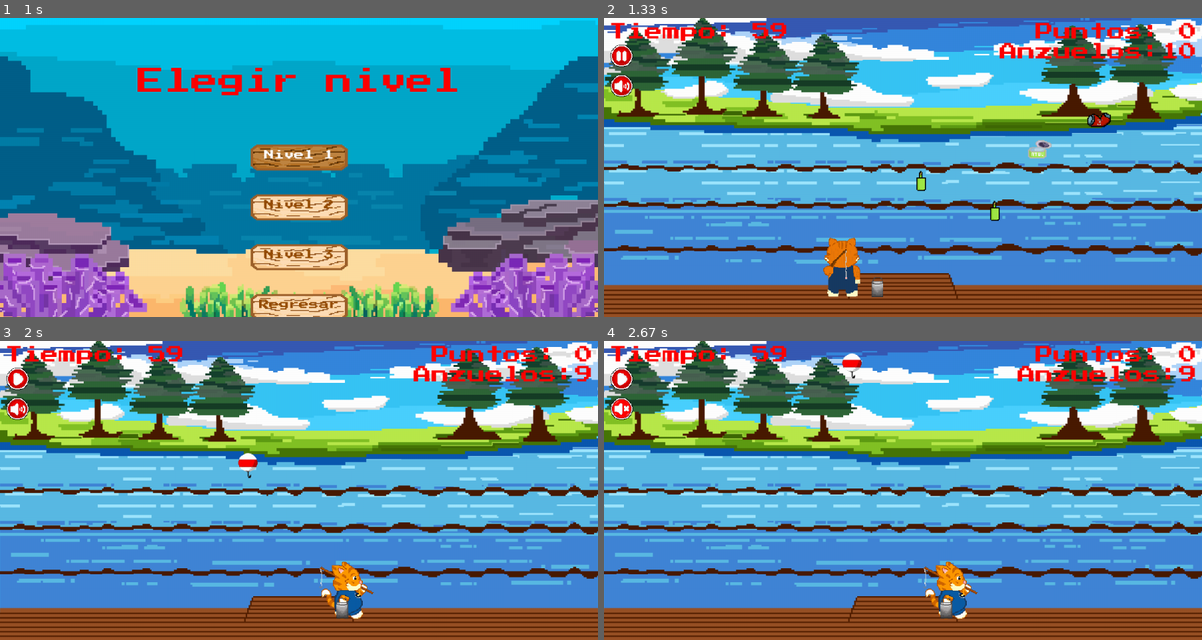
Above: before the commit, frames 1-4 (two rows, left to right).
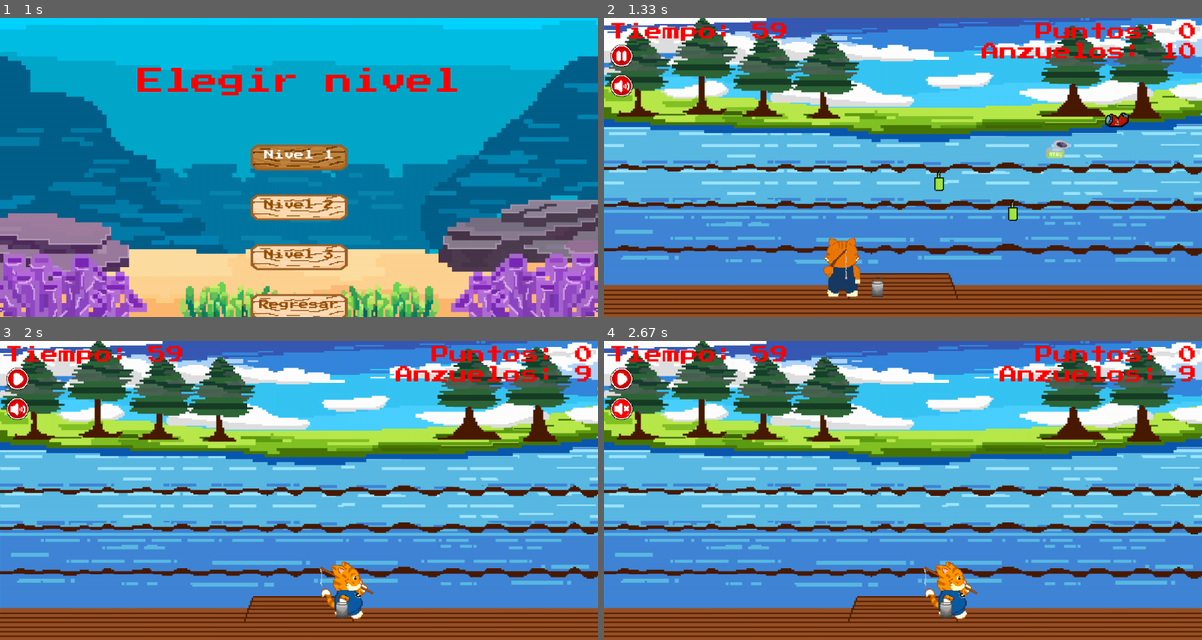
Above: after the commit, the same moments.

Repository: JosuenahumNEO/PESCA-DOS
Game: pygame game, started from menu.py
The game is run twice, just before and just after one commit, with the same random seed, the same clock (stepped at 60 frames per second) and the same inputs.
Inputs:
- Up to frame 1 (1 s): tap Enter at 0.33, 0.67 s
- Up to frame 2 (1.33 s): tap Enter at 1 s
- Up to frame 3 (2 s): hold Space 1.33-1.8 s; hold Right 1.33-1.8 s; hold P from 1.83 s (still down); hold D from 1.83 s (still down); tap Space at 1.9 s
- Up to frame 4 (2.67 s): tap Space at 2.2, 2.4 s; release P at 2.3 s; release D at 2.3 s; hold M from 2.33 s (still down); hold Right from 2.33 s (still down)

Frame 1 is identical in both runs. In frame 2, 1.6% of the frame differs, in the area x 52-92%, y 8-68%; in frame 3, 0.8%; in frame 4, 0.8%.

Commit message:
first commit

Diff:
--- a/assets/niveles/principiante/nivel1/nivel1.py
+++ b/assets/niveles/principiante/nivel1/nivel1.py
@@ -3,92 +3,73 @@
 import os
 import random
 
-
 # Configuración del sistema
-sys.path.append(os.path.abspath(os.path.join(os.path.dirname(__file__), "../../../../")))#para saltar carpetas hacia arriba
+sys.path.append(os.path.abspath(os.path.join(os.path.dirname(__file__), "../../../../")))  # para saltar carpetas hacia arriba
 import constantes
-
-
 from personajes import Personaje
 
 pygame.init()
 pygame.mixer.init()
 
-
-
 # Cargar imágenes y sonidos
-
-#aqui estamos haciendo un ciclo del 1 al 3. hay dos imagenes para la animcaion del
-#gato: "cat_1", "cat_2". este ciclo lo estamos colocando en cat_{i}.png para que
-# cuando se active "animaciones=[]" se comienzen a sobreponer las imagenes indefinidamente#
-
 animaciones = []
 for i in range(2):
     try:
         img = pygame.image.load(f"assets/personajes/naranjo/cat_{i}.png")
-        img = Personaje.escalar_img(img, 120, 120) #llamamos a la funcion "escalar_img" de personajes.py y rellenamos#
+        img = Personaje.escalar_img(img, 120, 120)  # Llamamos a la función "escalar_img" de personajes.py
         animaciones.append(img)
     except pygame.error as e:
-        print(f"No se pudo cargar la imagen: {e}") #si hay algun error con esta imagen y no se puede cargar imprimira
-                                                    #en la terminal que no se pudo cargar la imagen #
-
-
-ventana = pygame.display.set_mode((constantes.ANCHO_VENTANA, constantes.ALTO_VENTANA))#aqui se define el alto y ancho de la ventana
-pygame.display.set_caption("PESCA-DOS (Principiante-Nivel 1)")#aqui colocamos el nombre del juego
-
-
-# imágenes para los botones de pausa y música
+        print(f"No se pudo cargar la imagen: {e}")
+
+ventana = pygame.display.set_mode((constantes.ANCHO_VENTANA, constantes.ALTO_VENTANA))  # Define el alto y ancho de la ventana
+pygame.display.set_caption("PESCA-DOS (Principiante-Nivel 1)")  # Título del juego
+
+
+
+
+
+
+#######     VARIALES
+
+
+
+# Imágenes para los botones de pausa y música
 imagen_play = pygame.image.load("assets/menu/play.png")
 imagen_pause = pygame.image.load("assets/menu/pause.png")
 imagen_audio = pygame.image.load("assets/menu/audio.png")
 imagen_noaudio = pygame.image.load("assets/menu/noaudio.png")
 
-# Escalamos las imagenes, primero se llaman y luego se les ajusta el tamaño. como dato no se puede hacer esto al revez
+# Escalamos las imágenes
 imagen_play = Personaje.escalar_img(imagen_play, 50, 50)
-imagen_pause = Personaje.escalar_img(imagen_pause, 50, 50) #aqui solo definimos el tamaño de 50 pixeles de alto X 50 pixeles de ancho
+imagen_pause = Personaje.escalar_img(imagen_pause, 50, 50)
 imagen_audio = Personaje.escalar_img(imagen_audio, 50, 50)
 imagen_noaudio = Personaje.escalar_img(imagen_noaudio, 50, 50)
 
 # Inicialmente, mostrar las imágenes "play" y "audio"
-imagen_boton_pausa = imagen_play    # esto se necesitara al momento de hacer la animacion de pause y mute
+imagen_boton_pausa = imagen_play
 imagen_boton_musica = imagen_audio
-
-
 
 # Cargar imágenes adicionales
 gato_mirando_al_rio = pygame.image.load(constantes.GATO_MIRANDO_AL_RIO)
 gato_mirando_al_rio = Personaje.escalar_img(gato_mirando_al_rio, 120, 120)
 
-
-#------------------------------imagenes del final del nivel, descomentar despues----------------------------
-
-#imagen_fin = pygame.image.load(constantes.IMAGEN_FIN)
-#imagen_fin = personajes.escalar_img(imagen_fin, 200, 200)
-
-# imagen_mrblanco = pygame.image.load("assets/personajes/blanco/MrBlanco.png")
-# imagen_mrblanco = personajes.escalar_img(imagen_mrblanco, 90, 90)
-#------------------------------------------------------------------------------------------------------------
-
-sonido_golpe = pygame.mixer.Sound("assets/musica/golpe_1.mp3")  #sonido que se reproduce cuando se golpea un objeto
-
-# Lista de las imagenes basura, etso es una prueba, cambiar despues.
+sonido_golpe = pygame.mixer.Sound("assets/musica/golpe_1.mp3")  # Sonido al golpear un objeto
+
+# Lista de imágenes basura
 imagenes_basura = [
     pygame.image.load("assets/items/basura/botella_vidrio.png"),
     pygame.image.load("assets/items/basura/lata_atun.png"),
     pygame.image.load("assets/items/basura/lata_aplastada.png"),
     pygame.image.load("assets/items/basura/manzana_mordida.png"),
     pygame.image.load("assets/items/basura/botella_plastico_aplastada.png")
-
 ]
 
-#el tamaño general de las imagenes de la basura
+# Tamaño general de las imágenes de la basura
 imagenes_basura = [Personaje.escalar_img(img, 50, 50) for img in imagenes_basura]
-
-
 
 # Variables del juego
 posiciones_flotantes = [random.randint(50, constantes.ANCHO_VENTANA - 100) for _ in range(constantes.FILAS)]
-direcciones_flotantes = [1] * constantes.FILAS
+direcciones_flotantes = [2] * constantes.FILAS #si se aumenta este parametro las basuras van mas rapido
 velocidad_flotante = constantes.VELOCIDAD_FLOTANTE
 alturas_flotantes = [180 + i * 60 for i in range(constantes.FILAS)]
 
@@ -102,47 +83,51 @@
 
 juego_en_pausa = False
 musica_muted = False
-fuente = pygame.font.Font("assets/fonts/press.ttf", 36)  # Cambiar a la tipografía del
+fuente = pygame.font.Font("assets/fonts/press.ttf", 36)
 
 # Variables para la lata
-lata_posicion = [0, 0]  # Posición inicial de la lata
-anzuelo_lanzado = False  #en el bucle principal cuando se presione la tecla SPACE se pasara a true
-lata_velocidad = 5  # Velocidad de la lata
-
-contador_puntos = 0  #contador inicial del juego
-nivel_completado = False  # Nueva variable para controlar si el nivel ha sido completado
+anzuelo_posicion = [0, 0]
+anzuelo_lanzado = False
+anzuelo_velocidad = 5
+
+contador_puntos = 0  # Contador inicial del juego
+nivel_completado = False  # Controla si el nivel ha sido completado
 anzuelos_disponibles = 10  # Contador de anzuelos
 
 reloj = pygame.time.Clock()
-tiempo = 60 #tiempo inicial del reloj, irá de manera descendente
-
-sonido_fondo = pygame.mixer.Sound(constantes.MUSICA_FONDO) #aqui se llama del archivo "constantes.py" la constante donde se encuentra la musica de fondo
-pygame.mixer.Sound.play(sonido_fondo, -1) #aqui se reproduce la cancion y el -1 es para que cuando acabe la cancion se vuelva a reproducir
+tiempo = 60  # Tiempo inicial del reloj
+
+sonido_fondo = pygame.mixer.Sound(constantes.MUSICA_FONDO)  # Música de fondo
+pygame.mixer.Sound.play(sonido_fondo, -1)  # Reproducir música en bucle
 
 # Botones rectangulares
-boton_musica_rect = pygame.Rect(10, 110, 50, 50) #  Este es el tamaño de boton de la musica
-boton_pausa_rect = pygame.Rect(10, 50, 50, 50)  # Este es el tamaño del boton para pausar el juego
+boton_musica_rect = pygame.Rect(10, 110, 50, 50)  # Tamaño del botón de música
+boton_pausa_rect = pygame.Rect(10, 50, 50, 50)  # Tamaño del botón para pausar el juego
+
+
+
+
+
 
 
 
 
 
 ##################  BUCLE PRINCIPAL  ##################
-
 run = True
-while run: #mientras la variable run esté activa el bucle se iniciará, si esta variable se pasa a false el bucle se detiene junto con el nivel
-    reloj.tick(constantes.FPS) #se calcula la velocidad de cuadros por segundo del reloj, se llama a fps (dentro de constantes.py)
-    if not juego_en_pausa and tiempo > 0: #si el tiempo en pausa (true) cambia a false y el timepo es mayor a 0 (osea que si todavia en el nivel te queda timepo) va a hacer:
-        tiempo -= 1 / constantes.FPS#       que el tiempo se pare
-
-    ventana.blit(constantes.IMG_BACKGROUND, (0, 0)) # y que la imagen de fondo se sobreponga atras de las basuras
-    delta_x = 0 # que el jugador no se pueda mover ya que esta variable va a pasar a 0 y esto impide que el jugador muestre movimiento
+while run:
+    reloj.tick(constantes.FPS)  # Controlar FPS
+    if not juego_en_pausa and tiempo > 0:  # Si no está en pausa y el tiempo es mayor que 0
+        tiempo -= 1 / constantes.FPS  # Decrementar tiempo de 1 en 1
+
+    ventana.blit(constantes.IMG_BACKGROUND, (0, 0))  # Dibujar fondo (el blit es para sobreponer imagenes)
+    delta_x = 0  # Inicializa movimiento
 
     # Controlar el movimiento del jugador
     if mover_derecha and not juego_en_pausa and tiempo > 0 and not nivel_completado:
-        delta_x = constantes.VELOCIDAD
+        delta_x = constantes.VELOCIDAD# si todo lo de arriba se cumple el jugador se mueve
     if mover_izquierda and not juego_en_pausa and tiempo > 0 and not nivel_completado:
-        delta_x = -constantes.VELOCIDAD
+        delta_x = -constantes.VELOCIDAD# si todo lo de arriba se cumple el jugador no se mueve
 
     if (jugador.forma.x + delta_x > 0 and
         jugador.forma.x + delta_x < constantes.ANCHO_VENTANA - jugador.forma.width):
@@ -154,92 +139,114 @@
     else:
         jugador.dibujar(ventana)
 
-    # Renderizar tiempo, puntos y anzuelos
+    # escribir tiempo, puntos y anzuelos
     texto_tiempo = fuente.render(f'Tiempo: {int(tiempo)}', True, (255, 0, 0))
-    ventana.blit(texto_tiempo, (10, 10))
-
+    ventana.blit(texto_tiempo, (10, 10)) #posicion en la pantalla
 
     texto_puntos = fuente.render(f'Puntos: {contador_puntos}', True, (255, 0, 0))
-    ventana.blit(texto_puntos, (constantes.ANCHO_VENTANA - texto_puntos.get_width() - 10, 10))
-
-
-
-    texto_anzuelos = fuente.render(f'Anzuelos:{anzuelos_disponibles}', True, (255, 0, 0))
-    ventana.blit(texto_anzuelos, (constantes.ANCHO_VENTANA - texto_anzuelos.get_width() - 10, 50))
-
-    # Mover y dibujar objetos  carta
-    flotantes_activos = False  # Variable para verificar si hay flotantes activos
+    ventana.blit(texto_puntos, (constantes.ANCHO_VENTANA - texto_puntos.get_width() - 10, 10)) #posicio n en  la pantalla
+
+    texto_anzuelos = fuente.render(f'Anzuelos: {anzuelos_disponibles}', True, (255, 0, 0))
+    ventana.blit(texto_anzuelos, (constantes.ANCHO_VENTANA - texto_anzuelos.get_width() - 10, 50))# posicion en la pantalla
+
+    # Mover y dibujar objetos flotantes
+    flotantes_activos = False
     for i in range(constantes.FILAS):
         x = posiciones_flotantes[i]
         y = alturas_flotantes[i]
         if not juego_en_pausa and tiempo > 0 and not nivel_completado:
-            ventana.blit(imagenes_flotantes[i], (x, y))  # Usar imagen aleatoria
+            ventana.blit(imagenes_flotantes[i], (x, y))  # Dibujar imagen flotante
             x += velocidad_flotante * direcciones_flotantes[i]
             if x >= constantes.ANCHO_VENTANA - imagenes_flotantes[i].get_width() or x <= 0:
                 direcciones_flotantes[i] *= -1
             posiciones_flotantes[i] = x
-            flotantes_activos = True  # Hay al menos un flotante activo
-
-    # Mostrar la lata si ha sido lanzada
+            flotantes_activos = True
+
+    # Mostrar el anzuelo si ha sido lanzado
     if anzuelo_lanzado:
-        img_anzuelo = pygame.image.load("assets/items/anzuelo.png")# se crea la variable de la imagen del anzuelo
-        img_anzuelo = Personaje.escalar_img(img_anzuelo, 50, 50)  #le asignamos tamaño a la imagen del anzuelo
-        lata_posicion[1] -= lata_velocidad  # Mover la lata hacia arriba
-        ventana.blit(img_anzuelo, (lata_posicion[0], lata_posicion[1])) #aqui se muestra la imagen del anzuelo
+        img_anzuelo = pygame.image.load("assets/items/anzuelo.png")  # Imagen del anzuelo
+        img_anzuelo = Personaje.escalar_img(img_anzuelo, 50, 50)  # Escalar imagen
+        anzuelo_posicion[1] -= anzuelo_velocidad  # Mover la lata hacia arriba
+        lanzar_anzuelo=ventana.blit(img_anzuelo, (anzuelo_posicion[0], anzuelo_posicion[1]))  # Mostrar anzuelo
 
         # Comprobar colisiones con los objetos flotantes
-        for i in range(constantes.FILAS): #el rango es 4
-            if (posiciones_flotantes[i] < lata_posicion[0] < posiciones_flotantes[i] + imagenes_flotantes[i].get_width() and
-                alturas_flotantes[i] < lata_posicion[1] < alturas_flotantes[i] + imagenes_flotantes[i].get_height()):
-
-                # Reiniciar posiciones al chocar
+        for i in range(constantes.FILAS):
+            if (posiciones_flotantes[i] < anzuelo_posicion[0] < posiciones_flotantes[i] + imagenes_flotantes[i].get_width() and
+                alturas_flotantes[i] < anzuelo_posicion[1] < alturas_flotantes[i] + imagenes_flotantes[i].get_height()):
+
                 anzuelo_lanzado = False  # Reiniciar el lanzamiento
-                lata_posicion = [jugador.forma.x + 35, jugador.forma.y - 20]  # Resetear posición de la lata
+                anzuelo_posicion = [jugador.forma.x + 35, jugador.forma.y - 20]  # Resetear posición
                 contador_puntos += 1  # Aumentar contador de puntos
-                imagenes_flotantes[i] = random.choice(imagenes_basura)  # Cambiar a una nueva imagen de basura
-
-    # Mostrar imagen de "MrBlanco" si el contador llega a 4
+                imagenes_flotantes[i] = random.choice(imagenes_basura)  # Cambiar imagen de basura
+
+    # Mostrar mensaje de fin de juego si se completa el nivel
     if contador_puntos >= 4:
-        nivel_completado = True  # Cambiar el estado a completado
-        mensaje_final = fuente.render("¡FELICIDADES!, NIVEL 1 COMPLETADO", True, (255, 215, 0))
+        nivel_completado = True
+
+    # Mensaje final si se quedan sin anzuelos o se completa el nivel
+    if anzuelos_disponibles <= 0 or contador_puntos >= 4:
+        mover_derecha = False  # Deshabilitar movimiento
+        mover_izquierda = False  # Deshabilitar movimiento
+        if contador_puntos >= 4:
+            mensaje_final = fuente.render("¡FELICIDADES!, NIVEL 1 COMPLETADO", True, (255, 215, 0))#escribir em la pantalla
+
+        else:
+            mensaje_final = fuente.render("Sin anzuelos ¡se terminó la pesca!", True, (255, 215, 0))
+
+
         ventana.blit(mensaje_final, (constantes.ANCHO_VENTANA // 2 - mensaje_final.get_width() // 2,
                                       constantes.ALTO_VENTANA // 2 - mensaje_final.get_height() // 2))
-       # ventana.blit(imagen_mrblanco, (300, 0))  # Mostrar imagen de MrBlanco
-
-    # Mensaje final si se quedan sin anzuelos
-    if anzuelos_disponibles <= 0:
-        mover_derecha=False
-        mover_izquierda=False
-
-
-        mensaje_final = fuente.render("Sin anzuelos ¡se terminó la pesca!", True, (255, 215, 0))
-        ventana.blit(mensaje_final, (constantes.ANCHO_VENTANA // 2 - mensaje_final.get_width() // 2,
-                                      constantes.ALTO_VENTANA // 2 - mensaje_final.get_height() // 2))
-       # ventana.blit(imagen_fin, (constantes.ANCHO_VENTANA // 2 - imagen_fin.get_width() // 2,
-        #                           constantes.ALTO_VENTANA // 2 - imagen_fin.get_height() // 2))
-
-    # Manejar eventos
+
+    # Botón de pausa
+    ventana.blit(imagen_boton_pausa, boton_pausa_rect)
+    ventana.blit(imagen_boton_musica, boton_musica_rect)
+
+    pygame.display.flip()  # Actualizar pantalla
+
+    # eventos
     for event in pygame.event.get():
         if event.type == pygame.QUIT:
             run = False
 
+
+
+
+
+
+
+
+        ###################### funciones de teclas al ser presionadas ##################################
+
+
         if event.type == pygame.KEYDOWN:
-            if event.key == pygame.K_LEFT or event.key == pygame.K_a:
-                mover_izquierda = True
-            if event.key == pygame.K_RIGHT  or event.key == pygame.K_d:
-                mover_derecha = True
+            # Deshabilitar teclas si el puntaje es 4 o el contador llega a 0
+            if contador_puntos < 4 and anzuelos_disponibles > 0:
+                if event.key == pygame.K_LEFT or event.key == pygame.K_a:
+                    mover_izquierda = True
+
+
+                if event.key == pygame.K_RIGHT or event.key == pygame.K_d:
+                    mover_derecha = True
+
             if event.key == pygame.K_SPACE and not juego_en_pausa and tiempo > 0 and anzuelos_disponibles > 0:
                 anzuelo_lanzado = True
-                lata_posicion = [jugador.forma.x + 35, jugador.forma.y - 20]  # Posición de la lata al lanzarla
+                anzuelo_posicion = [jugador.forma.x + 35, jugador.forma.y - 20]  # Posición de la lata al lanzarla
                 anzuelos_disponibles -= 1  # Disminuir el contador de anzuelos
+
+                ###### si se presiona la letra p
             if event.key == pygame.K_p:
-                juego_en_pausa = not juego_en_pausa
+                juego_en_pausa = not juego_en_pausa #el not escomo el false, se puede poner "not variable" o "variable = False"
+                anzuelo_lanzado=False #no se puede lanzar el anzuelo
+
                 if juego_en_pausa:
                     imagen_boton_pausa = imagen_pause  # Cambiar imagen a "pause"
+
                 else:
                     imagen_boton_pausa = imagen_play  # Cambiar imagen a "play"
+
+                ##### si se presiona la letra m
             if event.key == pygame.K_m:
-                musica_muted = not musica_muted
+                musica_muted = not musica_muted #la variable vuelve a ser falsa. En un inicio es false pero se pasa a true al iniciar el juego
                 if musica_muted:
                     pygame.mixer.pause()  # Mutear música
                     imagen_boton_musica = imagen_noaudio  # Cambiar imagen a "no audio"
@@ -247,33 +254,12 @@
                     pygame.mixer.unpause()  # Reanudar música
                     imagen_boton_musica = imagen_audio  # Cambiar imagen a "audio"
 
-        if event.type == pygame.KEYUP :
-            if event.key == pygame.K_LEFT  or event.key == pygame.K_a:
+
+        ## si se deja de presionar A, D, DERECHA, IZQUIERDA se deshabilita el movimiento
+        if event.type == pygame.KEYUP:
+            if event.key == pygame.K_LEFT or event.key == pygame.K_a:
                 mover_izquierda = False
-            if event.key == pygame.K_RIGHT  or event.key == pygame.K_d:
+            if event.key == pygame.K_RIGHT or event.key == pygame.K_d:
                 mover_derecha = False
 
-
-    # Mensaje final si se quedan sin anzuelos
-    if anzuelos_disponibles <= 0:
-        mover_derecha=False  #el personaje no se puede mover a la derecha
-        mover_izquierda=False#  ni a la izquierda
-
-
-
-
-        mensaje_final = fuente.render("Sin anzuelos ¡se terminó la pesca!", True, (255, 215, 0))
-        ventana.blit(mensaje_final, (constantes.ANCHO_VENTANA // 2 - mensaje_final.get_width() // 2,
-                                      constantes.ALTO_VENTANA // 2 - mensaje_final.get_height() // 2))
-       # ventana.blit(imagen_fin, (constantes.ANCHO_VENTANA // 2 - imagen_fin.get_width() // 2,
-        #                           constantes.ALTO_VENTANA // 2 - imagen_fin.get_height() // 2))
-
-    # Dibujar botones de música y pausa
-    ventana.blit(imagen_boton_pausa, boton_pausa_rect)
-    ventana.blit(imagen_boton_musica, boton_musica_rect)
-
-    # Actualizar pantalla
-    pygame.display.flip()
-
-# Limpiar recursos al finalizar movimiento
-pygame.quit()
+pygame.quit()  # Cerrar el juego
